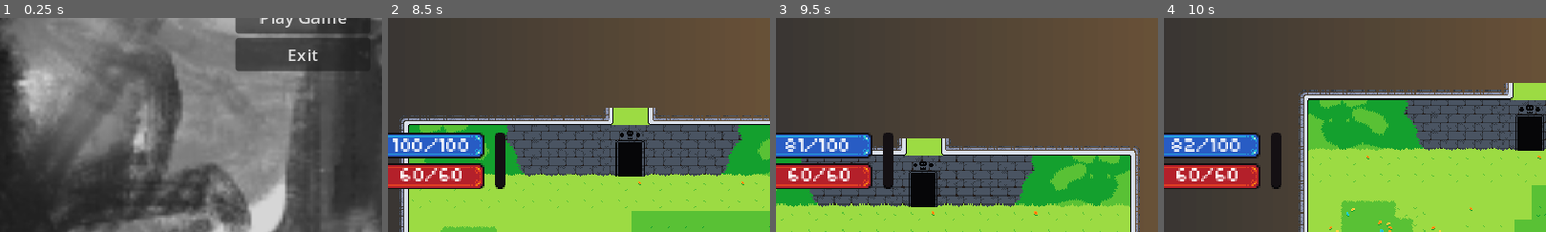
Above: before the commit, frames 1-4 (left to right).
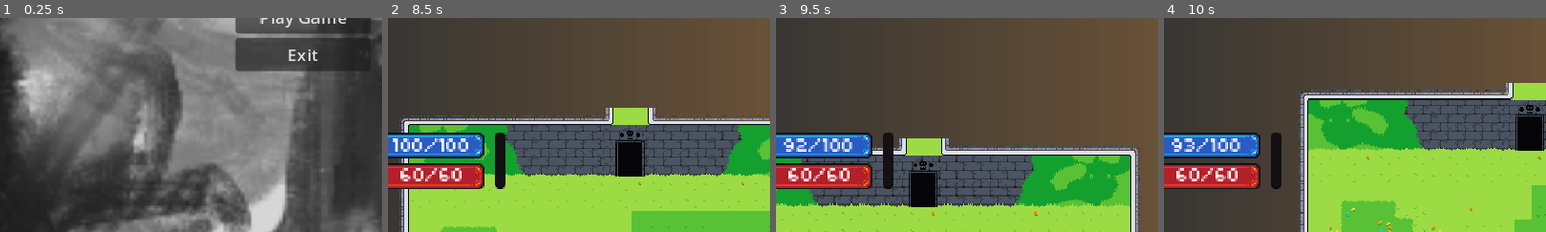
Above: after the commit, the same moments.

Repository: JohnHuber99/Black-Tower
Game: Godot game, scene res://Main_Menu/Main_Menu.tscn
Two runs of this game, one before a commit and one after it. Both use one fixed random seed, a clock stepped at 60 frames per second and the inputs below. Sound files missing from this copy of the repository are replaced by a short silence.
Inputs (mouse positions are % of the whole screen's width and height, from its top left):
- Up to frame 1 (0.25 s): no input
- Up to frame 2 (8.5 s): click "Play Game" at 0.5 s; move the mouse to (48, 94) at 1.27 s; press the mouse at (48, 94) at 1.28 s; hold D (right) 1.28-2.03 s; move the mouse to (30, 55) at 2.02 s; release the mouse at (30, 55) at 2.03 s; hold S (down) 2.03-2.78 s; click (30, 55) at 2.1 s; move the mouse to (60, 28) at 2.77 s; hold D (right) 2.78-3.53 s; hold K (down_camera) 2.78-3.53 s; click (60, 28) at 3.05 s; move the mouse to (45, 70) at 3.52 s; hold W (up) 3.53-4.28 s; tap J (left_camera) at 3.6 s; click (45, 70) at 3.8 s; tap Enter at 4.25 s; move the mouse to (80, 65) at 4.27 s; hold A (left) 4.28-5 s; hold L (right_camera) 4.28-5 s; click (80, 65) at 4.55 s; tap Escape (pause) at 4.9 s; click "Restart" at 5 s; move the mouse to (48, 94) at 5.77 s; hold A (left) 5.78-6.53 s; tap E (spell) at 5.85 s; click (48, 94) at 6.05 s; move the mouse to (55, 50) at 6.52 s; hold S (down) 6.53-7.28 s; hold I (up_camera) 6.53-7.28 s; click (55, 50) at 6.8 s; move the mouse to (35, 25) at 7.27 s; hold D (right) 7.28-8.03 s; click (35, 25) at 7.35 s; move the mouse to (72, 45) at 8.02 s; press the mouse at (72, 45) at 8.03 s; hold W (up) from 8.03 s (still down)
- Up to frame 3 (9.5 s): move the mouse to (30, 55) at 8.77 s; release W (up) at 8.78 s; release the mouse at (30, 55) at 8.78 s; hold D (right) from 8.78 s (still down); tap K (down_camera) at 8.85 s; click (30, 55) at 9.05 s
- Up to frame 4 (10 s): move the mouse to (60, 28) at 9.52 s; release D (right) at 9.53 s; hold S (down) from 9.53 s (still down); hold J (left_camera) from 9.53 s (still down); click (60, 28) at 9.8 s
The pictures show only the part of the screen within x 8-58%, y 50-100%; the shares and areas given below are measured in that part.

Frames 1-2 are identical in both runs. In frame 3, 0.8% of the frame differs, in the area x 2-20%, y 56-63%; in frame 4, less than 0.1%.

Commit message:
Corruption

Diff:
--- a/Break_Component/break_component.gd
+++ b/Break_Component/break_component.gd
@@ -7,17 +7,22 @@
 var is_broken: bool = false
 
 signal broken
+signal break_damage(amount, type)
 
 func _ready():
 	current_break_bar = MAX_BREAK_BAR
 
-func break_taken(amount: int):
+func break_taken(amount: int, type):
 	if is_broken:
+		if type != null:
+			break_damage.emit(amount, type)
 		return
 	current_break_bar = max(0, current_break_bar - amount)
 
 	if current_break_bar <= 0:
-		destroy()
+		await destroy()
+		if type != null:
+			break_damage.emit(amount, type)
 
 func destroy():
 	if is_broken:
--- a/Mana_Component/mana_component.gd
+++ b/Mana_Component/mana_component.gd
@@ -4,10 +4,10 @@
 const Mana_maxBar = 100
 
 var currentMana_Bar = Mana_Base
-var regeneration_Bar = 2
-const Plague_Grenade_Cost = 22
-const Smelling_Salts_cost = 30
-const heavy_attack_cost = 20
+var regeneration_Bar = 3
+const Plague_Grenade_Cost = 18
+const Smelling_Salts_cost = 22
+const heavy_attack_cost = 10
 
 signal manabar_signal
 
--- a/PD Basic Attack/knife.gd
+++ b/PD Basic Attack/knife.gd
@@ -20,5 +20,5 @@
 		var collider = collision.get_collider()
 		if (collider is Enemy):
 			collider.health.damage_taken(damage)
-			collider.break_bar.break_taken(break_effect)
+			collider.break_bar.break_taken(break_effect, null)
 		queue_free()
--- a/PD Heavy Attack/spinning_knife.gd
+++ b/PD Heavy Attack/spinning_knife.gd
@@ -9,6 +9,7 @@
 @onready var sprite = $AnimatedSprite2D
 
 var dir : float
+var corruption
 
 func _ready():
 	look_at(get_global_mouse_position())
@@ -23,5 +24,5 @@
 		var collider = collision.get_collider()
 		if (collider is Enemy):
 			collider.health.damage_taken(damage)
-			collider.break_bar.break_taken(break_effect)
+			collider.break_bar.break_taken(break_effect, corruption)
 		queue_free()
--- a/Player/Player_Scripts/player.gd
+++ b/Player/Player_Scripts/player.gd
@@ -12,6 +12,7 @@
 @export var iframes = 60
 @export var attack_chain_window = 20
 @export var total_coins: int = 0
+@export var corruption = ["plague_festering_boils", "plague_rattlejoint_ache", "plague_withering_cough"]
 
 @onready var death_label = $"CanvasLayer/DeathLabel"
 @onready var sprite = $PlayerSprite
@@ -38,6 +39,8 @@
 var chain_timer = 0
 
 var attack_held_down = false
+
+var current_corruption = corruption[1] # Set this to whatever the default plague should be (0, 1, or 2)
 
 signal spell_key_released
 signal launch_vapor(x, y)
@@ -246,6 +249,7 @@
 
 		var grenade = GRENADE.instantiate()
 		grenade.targetPosition = targetPosition
+		grenade.corruption = current_corruption
 
 		get_parent().add_child(grenade)
 		grenade.global_position = global_position
@@ -259,6 +263,7 @@
 	# Set knife based on attack type
 	if (type == "heavy"):
 		knife = SPINNING_KNIFE.instantiate()
+		knife.corruption = current_corruption
 	else:
 		knife = KNIFE.instantiate()
 	# Boost damage if buffed
--- a/Slime_Enemy/Enemy_Scripts/enemy.gd
+++ b/Slime_Enemy/Enemy_Scripts/enemy.gd
@@ -11,6 +11,9 @@
 @export var knockback = 400
 @export var wait_time: float = 0.5  # Time (in seconds) to wait after collision
 @export var break_factor: float = 0.5  # Factor by which stats are reduced when broken
+@export var dot_taken = 10 # How much damage over time is taken from plague
+@export var dot_interval = 3 # How often damage over time from plague is taken in seconds
+
 var is_waiting: bool = false  # Flag to track if waiting
 var is_dashing: bool = false
 var is_damaged: bool = false
@@ -18,6 +21,8 @@
 var enemy_area : Node
 var collision : Object
 var last_direction
+var take_dot = false
+var break_damage_multiplier = 1
 
 @onready var sprite = $AnimatedSprite2D
 @onready var health = $"Health Component"
@@ -86,6 +91,12 @@
 	await get_tree().create_timer(wait_time, false).timeout  # Wait for the set time
 	is_waiting = false  # Resume movement
 
+func damage_over_time():
+	take_dot = false
+	health.damage_taken(dot_taken)
+	await get_tree().create_timer(dot_interval, false).timeout
+	take_dot = true
+
 func _process(delta):
 	# Stops moving during damage taken animation
 	if is_waiting or health.is_defeated or is_damaged:
@@ -114,6 +125,10 @@
 	else:
 		if !sprite.is_playing():
 			sprite.play("default")
+
+	# Take dot if corrupted by plague
+	if take_dot:
+		damage_over_time()
 
 func _on_health_component_health_change(character_newHealth: Variant) -> void:
 	is_damaged = true
@@ -148,8 +163,19 @@
 
 func _on_break_component_broken() -> void:
 	death_explosion.emitting = true;
-	speed *= break_factor
-	attack_proximity *= break_factor
-	dash_speed *= break_factor
-	damage *= break_factor
-	knockback *= break_factor
+	pause_slime()
+
+
+func _on_break_component_break_damage(amount: Variant, type: Variant) -> void:
+	if type == "plague_festering_boils":
+		break_damage_multiplier /= break_factor
+		take_dot = true
+	if type == "plague_rattlejoint_ache":
+		speed *= break_factor
+		dash_speed *= break_factor
+		take_dot = true
+	if type == "plague_withering_cough":
+		damage *= break_factor
+		knockback *= break_factor
+		take_dot = true
+	health.damage_taken(amount * break_damage_multiplier)
--- a/Slime_Enemy/enemy.tscn
+++ b/Slime_Enemy/enemy.tscn
@@ -342,4 +342,5 @@
 
 [connection signal="destroyed" from="Health Component" to="." method="_on_health_component_destroyed"]
 [connection signal="health_change" from="Health Component" to="." method="_on_health_component_health_change"]
+[connection signal="break_damage" from="Break Component" to="." method="_on_break_component_break_damage"]
 [connection signal="broken" from="Break Component" to="." method="_on_break_component_broken"]
--- a/Spells/Plague Grenade/Plague_Grenade_Scripts/grenade_2.gd
+++ b/Spells/Plague Grenade/Plague_Grenade_Scripts/grenade_2.gd
@@ -12,6 +12,7 @@
 @onready var collision_shape = $PathFollow2D/Area2D/CollisionShape2D
 
 var damaged_enemies = [] # Only damage enemies once in hurtbox. Not over time
+var corruption
 
 func _ready():
 	curve.clear_points()
@@ -55,5 +56,5 @@
 		for body in area_2d.get_overlapping_bodies():
 			if body is Enemy and body not in damaged_enemies:
 				body.health.damage_taken(damage)
-				body.break_bar.break_taken(break_effect)
+				body.break_bar.break_taken(break_effect, corruption)
 				damaged_enemies.append(body)
Not shown: 1 places in Slime_Enemy/enemy.tscn that only renumber resources
Not shown: 1 places in Spells/Plague Grenade/grenade.tscn that only renumber resources
